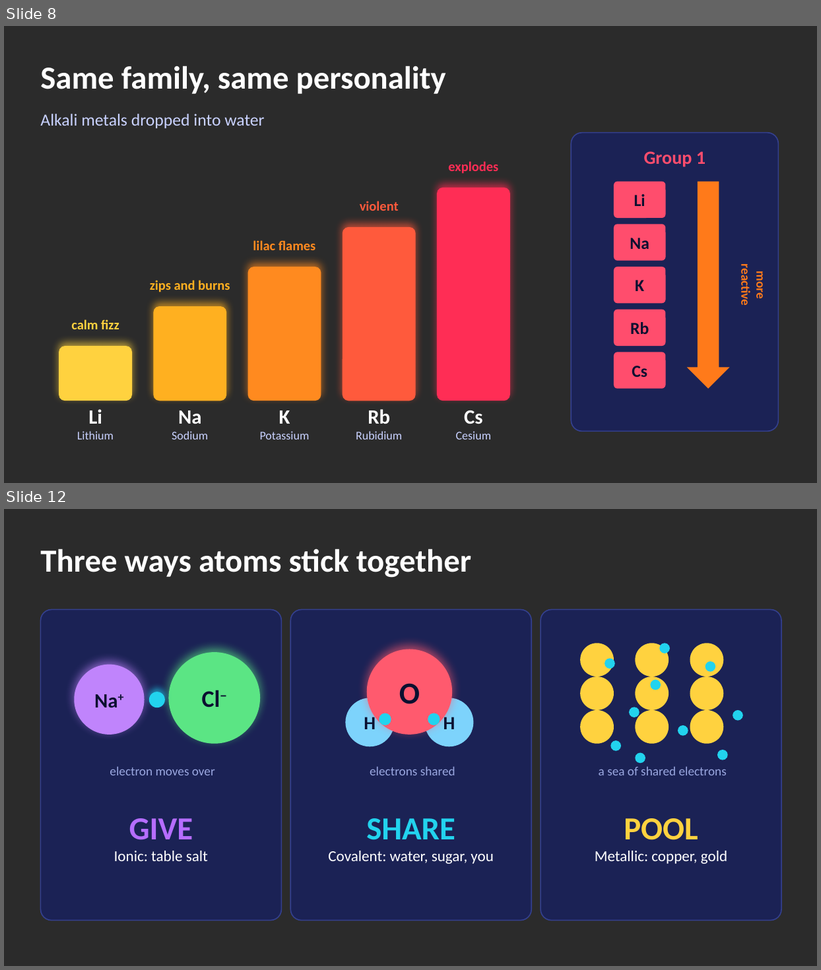
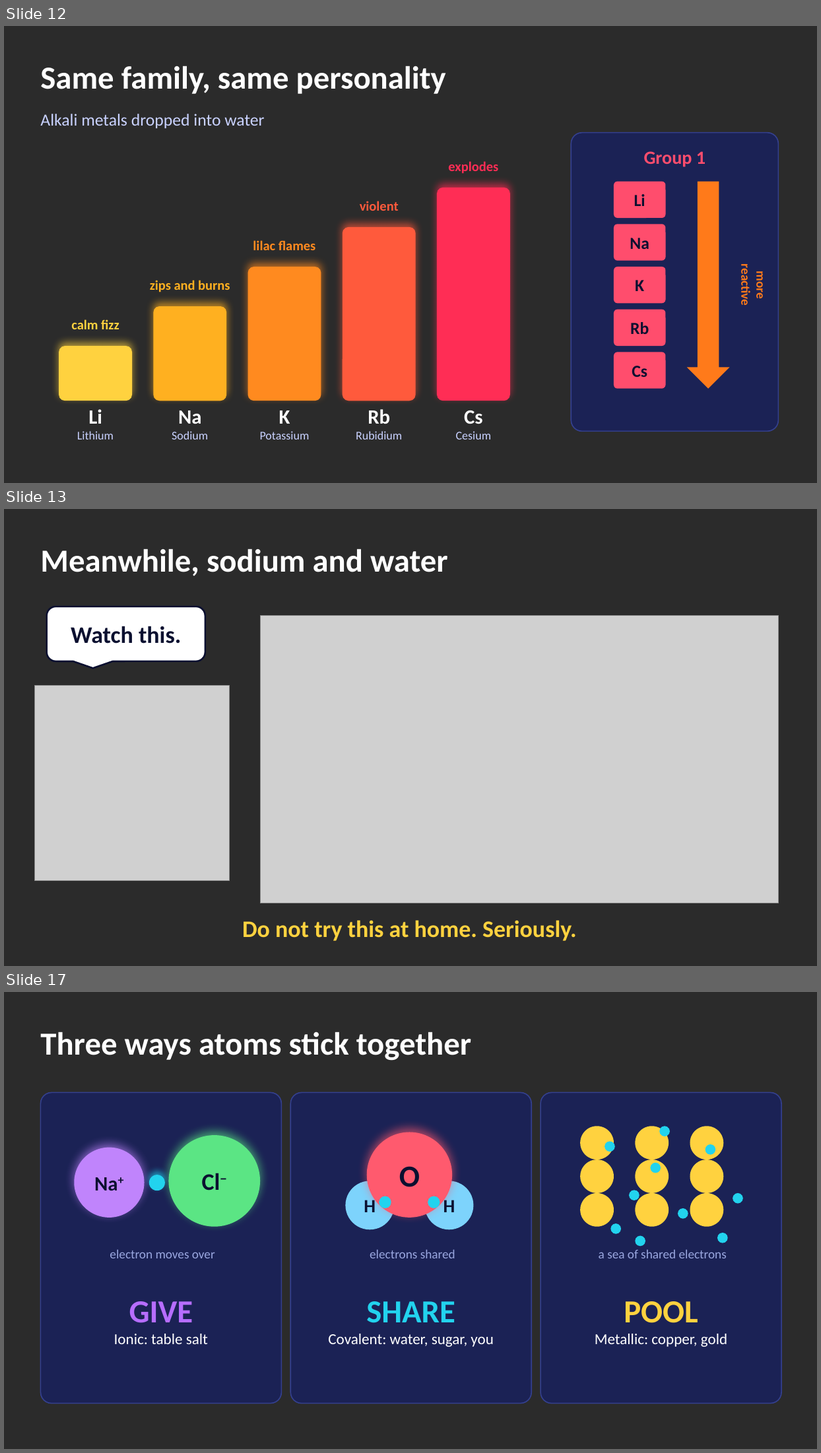
Before and after one commit to davidmoriarty-lab/School_Stuff, a slide deck: intro-chemistry-deck/Intro_to_Chemistry.pptx. Shown one above the other, each under a label of ours: slides 8 and 12 before the commit, slides 12, 13 and 17 after it; the slides between them are not shown. The pictures are 821x970 and 821x1453 pixels, drawn with LibreOffice and Linux fonts; fonts in the diff are those of the drawing; grey boxes stand for pictures; background and template pictures are left out; a plain dark background stands for a picture behind light text. Boxes give left, top, right and bottom in pixels: in the first picture for what was removed or moved away, otherwise in the second. Text is boxed around its words. In the diff, an @@ line names an element or a change of style, - is before the commit and + after.

```diff
--- a/intro-chemistry-deck/Intro_to_Chemistry.pptx
+++ b/intro-chemistry-deck/Intro_to_Chemistry.pptx
@@ slide 13 added at bbox=[4, 509, 817, 966], background picture (left out) @@
@@ title added at bbox=[40, 549, 448, 576], 38 pt, text #FFFFFF, bold @@
+Meanwhile, sodium and water
@@ rounded speech box added at bbox=[47, 607, 205, 661], fill #FFFFFF, outline #0B1030 2 pt, 28 pt, text #0B1030, bold @@
+Watch this.
@@ picture added at bbox=[260, 616, 779, 904] @@
@@ picture added at bbox=[34, 686, 230, 881] @@
@@ text added at bbox=[242, 920, 577, 941], 28 pt, text #FFD23F, bold @@
+Do not try this at home. Seriously.
@@ what was slide 8 is now slide 12 @@
@@ what was slide 12 is now slide 17 @@
```
Also in this commit, not shown: 7 slides changed, 5 other slides added, 1 slide removed, 25 other files.
